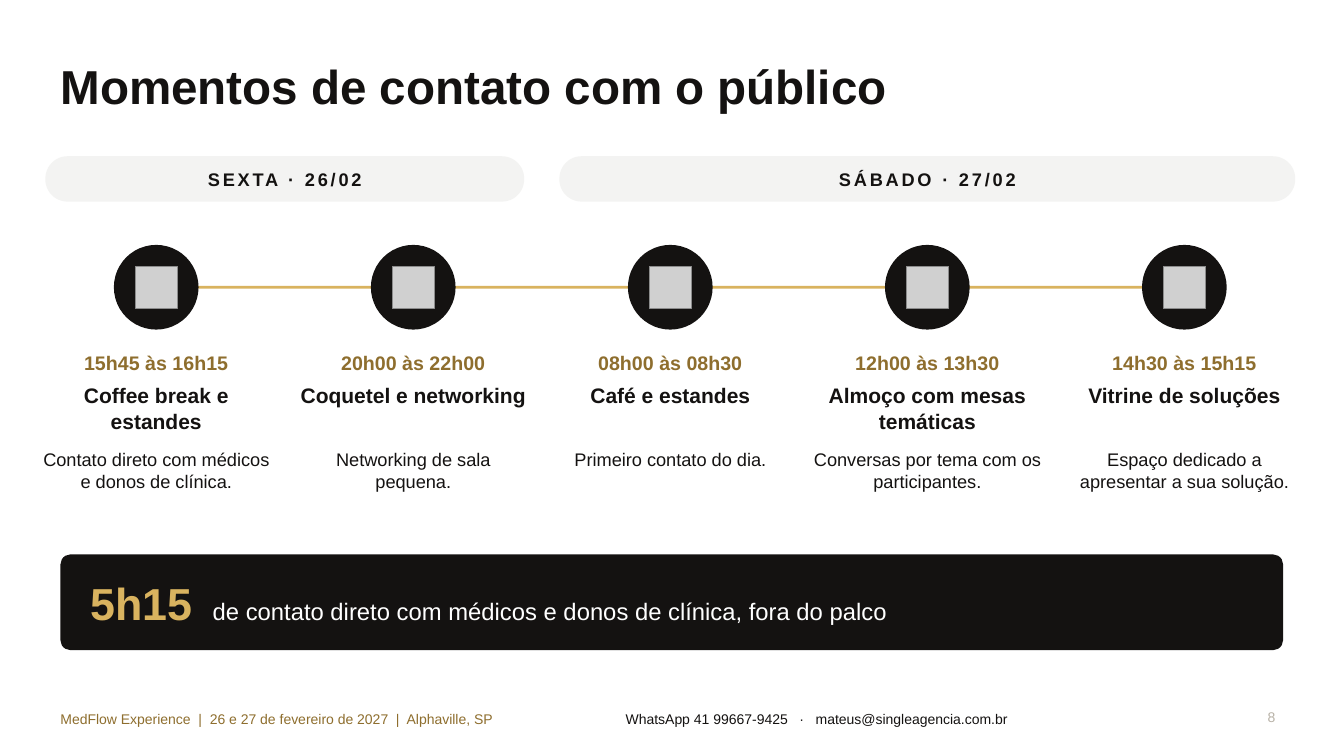
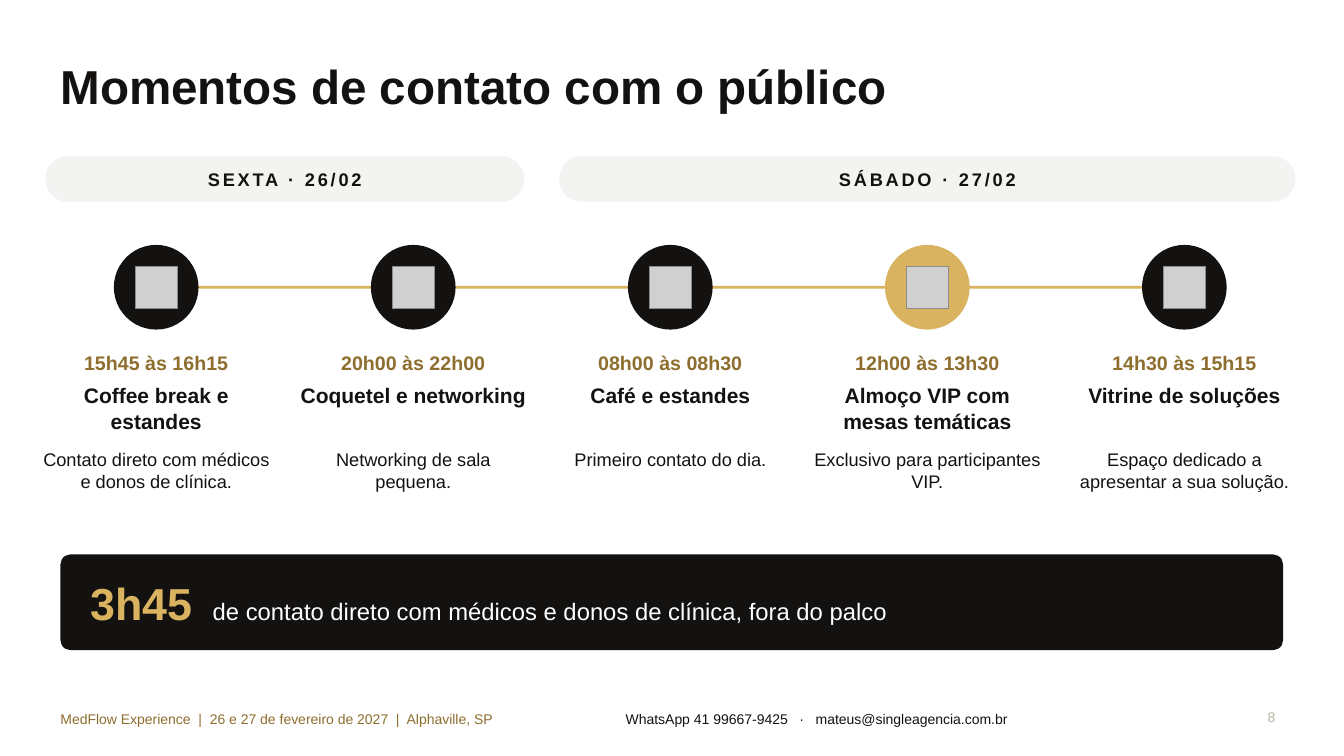
Before and after one commit to jemaaz-byte/jessica-fit, a slide deck: slide 8 of medflow/MedFlow_Cotas_Patrocinio_2027.pptx. Drawn at 1344x756 pixels with LibreOffice and Linux fonts; fonts in the diff are those of the drawing; grey boxes stand for pictures; background and template pictures are left out. Boxes give left, top, right and bottom in pixels: in the first picture for what was removed or moved away, otherwise in the second. Text is boxed around its words. In the diff, an @@ line names an element or a change of style, - is before the commit and + after.

```diff
--- a/medflow/MedFlow_Cotas_Patrocinio_2027.pptx
+++ b/medflow/MedFlow_Cotas_Patrocinio_2027.pptx
@@ ellipse at box(885, 245, 970, 330): fill #141211 to #D9B35F @@
@@ text at box(843, 387, 1011, 430): text changed @@
-Almoço com mesas temáticas
+Almoço VIP com mesas temáticas
@@ text at box(814, 452, 1040, 488): text changed @@
-Conversas por tema com os participantes.
+Exclusivo para participantes VIP.
@@ text at box(91, 587, 887, 625): text changed @@
-5h15 de contato direto com médicos e donos de clínica, fora do palco
+3h45 de contato direto com médicos e donos de clínica, fora do palco
```
Also in this commit, not shown: 2 other slides changed, 1 other file.
